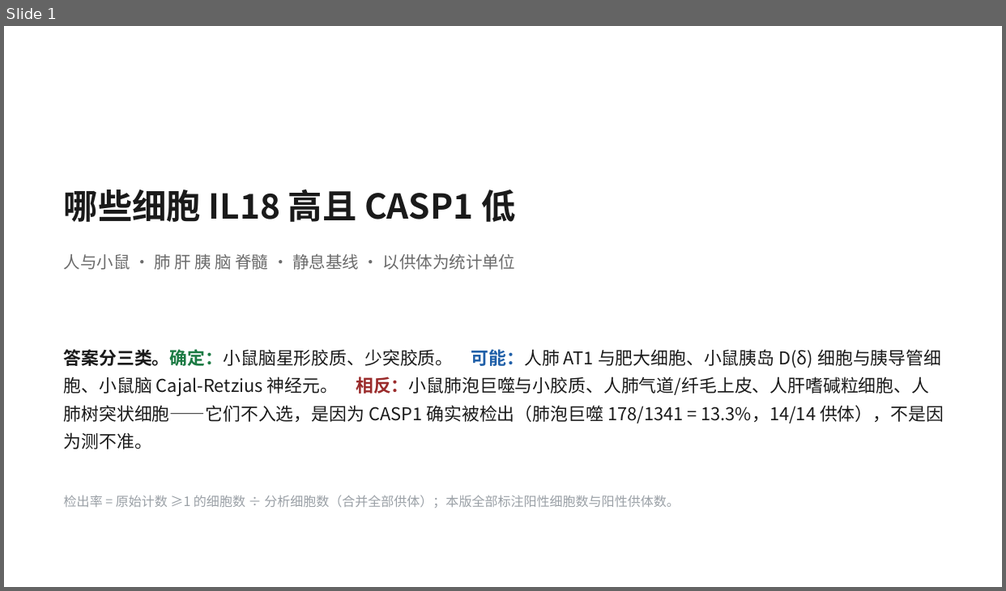
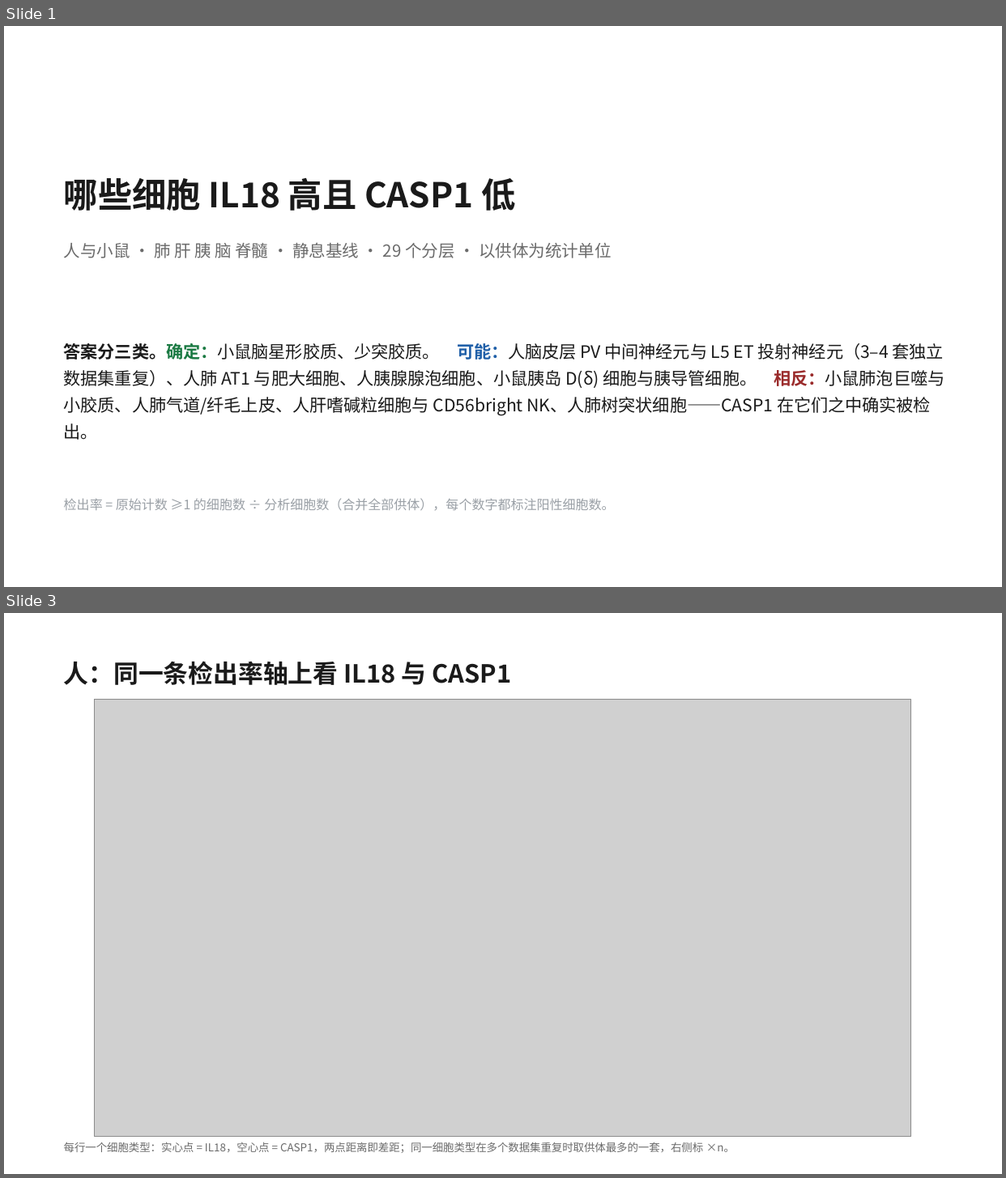
Before and after one commit to 7c96bzczcj-prog/aaa, a slide deck: il18_casp5organ/IL18_CASP_五器官筛选.pptx. Shown one above the other, each under a label of ours: slide 1 before the commit, slides 1 and 3 after it; the slides between them are not shown. The pictures are 1006x591 and 1006x1178 pixels, drawn with LibreOffice and Linux fonts; fonts in the diff are those of the drawing; grey boxes stand for pictures. Boxes give left, top, right and bottom in pixels: in the first picture for what was removed or moved away, otherwise in the second. Text is boxed around its words. In the diff, an @@ line names an element or a change of style, - is before the commit and + after.

```diff
--- a/il18_casp5organ/IL18_CASP_五器官筛选.pptx
+++ b/il18_casp5organ/IL18_CASP_五器官筛选.pptx
@@ slide 3 added at [4,613,1002,1174], background #FFFFFF @@
@@ text added at [64,661,512,685], 24 pt, text #1A1A1A, bold @@
+人：同一条检出率轴上看 IL18 与 CASP1
@@ picture added at [95,699,911,1137] @@
@@ text added at [64,1142,735,1153], 10.5 pt, text #6B6B6B @@
+每行一个细胞类型：实心点 = IL18，空心点 = CASP1，两点距离即差距；同一细胞类型在多个数据集重复时取供体最多的一套，右侧标 ×n。
@@ slide 1 changed as well @@
@@ text "哪些细胞 IL18 高且 CASP1 低": place and size @@
-text "哪些细胞 IL18 高且 CASP1 低" at [64,189,515,222]
+text "哪些细胞 IL18 高且 CASP1 低" at [64,177,515,211]
@@ text at [64,242,612,258]: text changed @@
-人与小鼠 · 肺 肝 胰 脑 脊髓 · 静息基线 · 以供体为统计单位
+人与小鼠 · 肺 肝 胰 脑 脊髓 · 静息基线 · 29 个分层 · 以供体为统计单位
@@ text at [64,344,944,440]: text changed; size 17 to 16.5 pt @@
-答案分三类。确定：小鼠脑星形胶质、少突胶质。 可能：人肺 AT1 与肥大细胞、小鼠胰岛 D(δ) 细胞与胰导管细胞、小鼠脑 Cajal-Retzius 神经元。 相反：小鼠肺泡巨噬与小胶质、人肺气道/纤毛上皮、人肝嗜碱粒细胞、人肺树突状细胞——它们不入选，是因为 CASP1 确实被检出（肺泡巨噬 178/1341 = 13.3%，14/14 供体），不是因为测不准。
+答案分三类。确定：小鼠脑星形胶质、少突胶质。 可能：人脑皮层 PV 中间神经元与 L5 ET 投射神经元（3–4 套独立数据集重复）、人肺 AT1 与肥大细胞、人胰腺腺泡细胞、小鼠胰岛 D(δ) 细胞与胰导管细胞。 相反：小鼠肺泡巨噬与小胶质、人肺气道/纤毛上皮、人肝嗜碱粒细胞与 CD56bright NK、人肺树突状细胞——CASP1 在它们之中确实被检出。
@@ text at [64,498,615,510]: text changed @@
-检出率 = 原始计数 ≥1 的细胞数 ÷ 分析细胞数（合并全部供体）；本版全部标注阳性细胞数与阳性供体数。
+检出率 = 原始计数 ≥1 的细胞数 ÷ 分析细胞数（合并全部供体），每个数字都标注阳性细胞数。
```
Also in this commit, not shown: 5 other slides changed, 1 other slide added, 1 slide removed, 19 other files.
